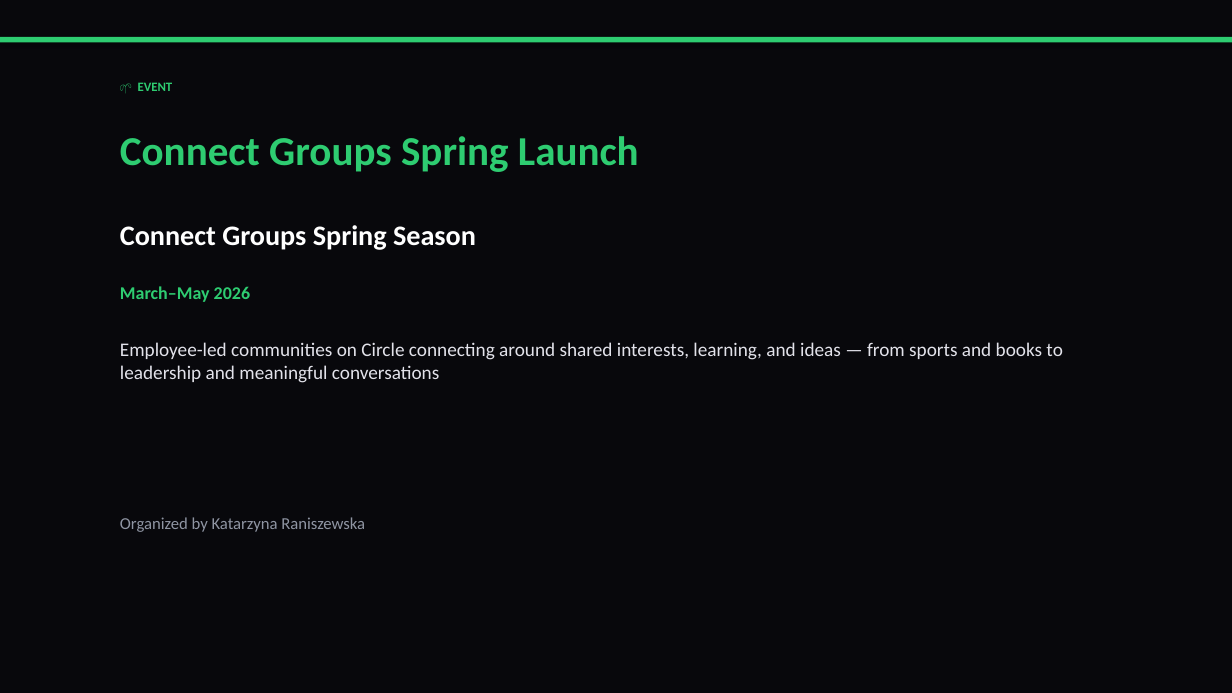
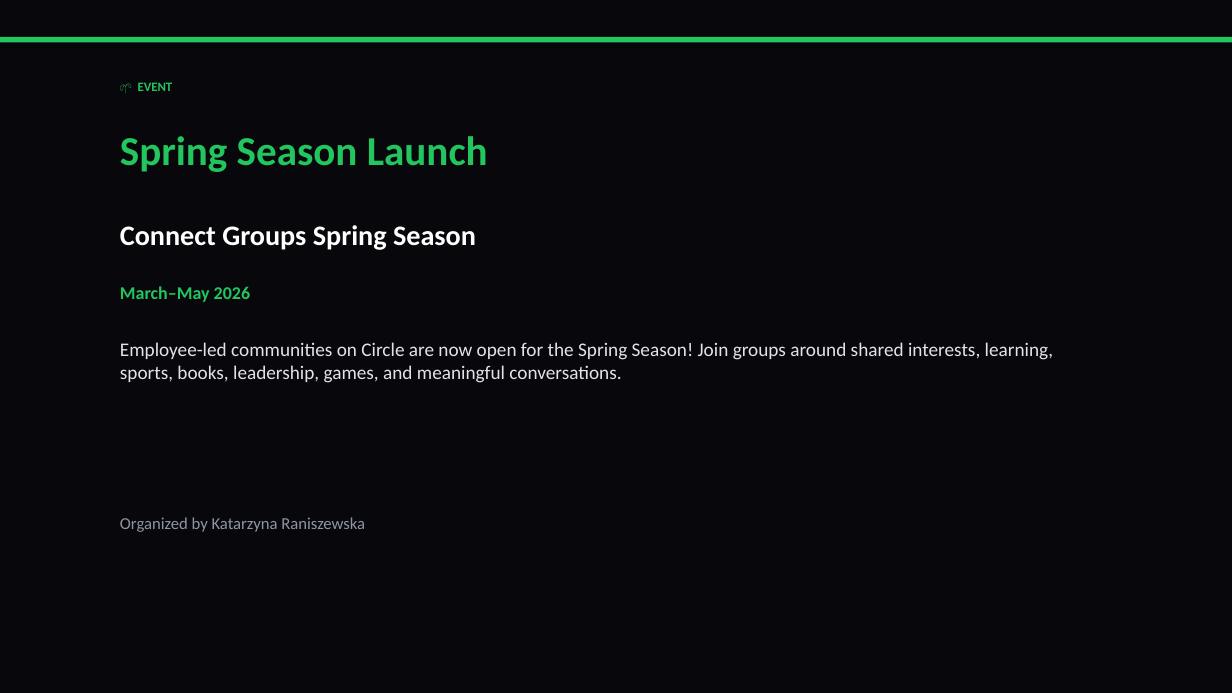
Before and after one commit to liliyagarifullina-maker/appodeal-pulse, a slide deck: slide 4 of data/archive/pulse_2026-03-14.pptx (slide 2 before the commit). Drawn at 1232x693 pixels with LibreOffice and Linux fonts; fonts in the diff are those of the drawing. Boxes give left, top, right and bottom in pixels: in the first picture for what was removed or moved away, otherwise in the second. Text is boxed around its words. In the diff, an @@ line names an element or a change of style, - is before the commit and + after.

```diff
--- a/data/archive/pulse_2026-03-14.pptx
+++ b/data/archive/pulse_2026-03-14.pptx
@@ rectangle at [0, 37, 1232, 43]: fill #2ECC71 to #22C55E @@
@@ text "🌱 EVENT" at [138, 82, 173, 91]: text colour #2ECC71 to #22C55E @@
@@ text at [120, 136, 488, 172]: text changed; text colour #2ECC71 to #22C55E @@
-Connect Groups Spring Launch
+Spring Season Launch
@@ text "March–May 2026" at [120, 286, 250, 302]: text colour #2ECC71 to #22C55E @@
@@ text at [120, 342, 1054, 383]: text changed @@
-Employee-led communities on Circle connecting around shared interests, learning, and ideas — from sports and books to leadership and meaningful conversations
+Employee-led communities on Circle are now open for the Spring Season! Join groups around shared interests, learning, sports, books, leadership, games, and meaningful conversations.
```
Also in this commit, not shown: 14 other slides changed, 4 slides added, 2 slides removed, 2 other files.
